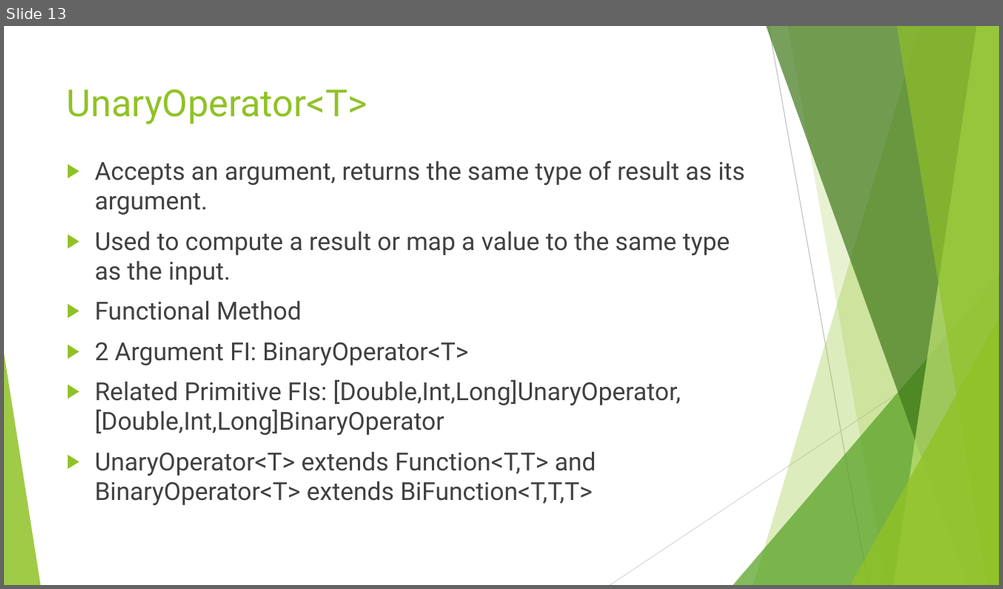
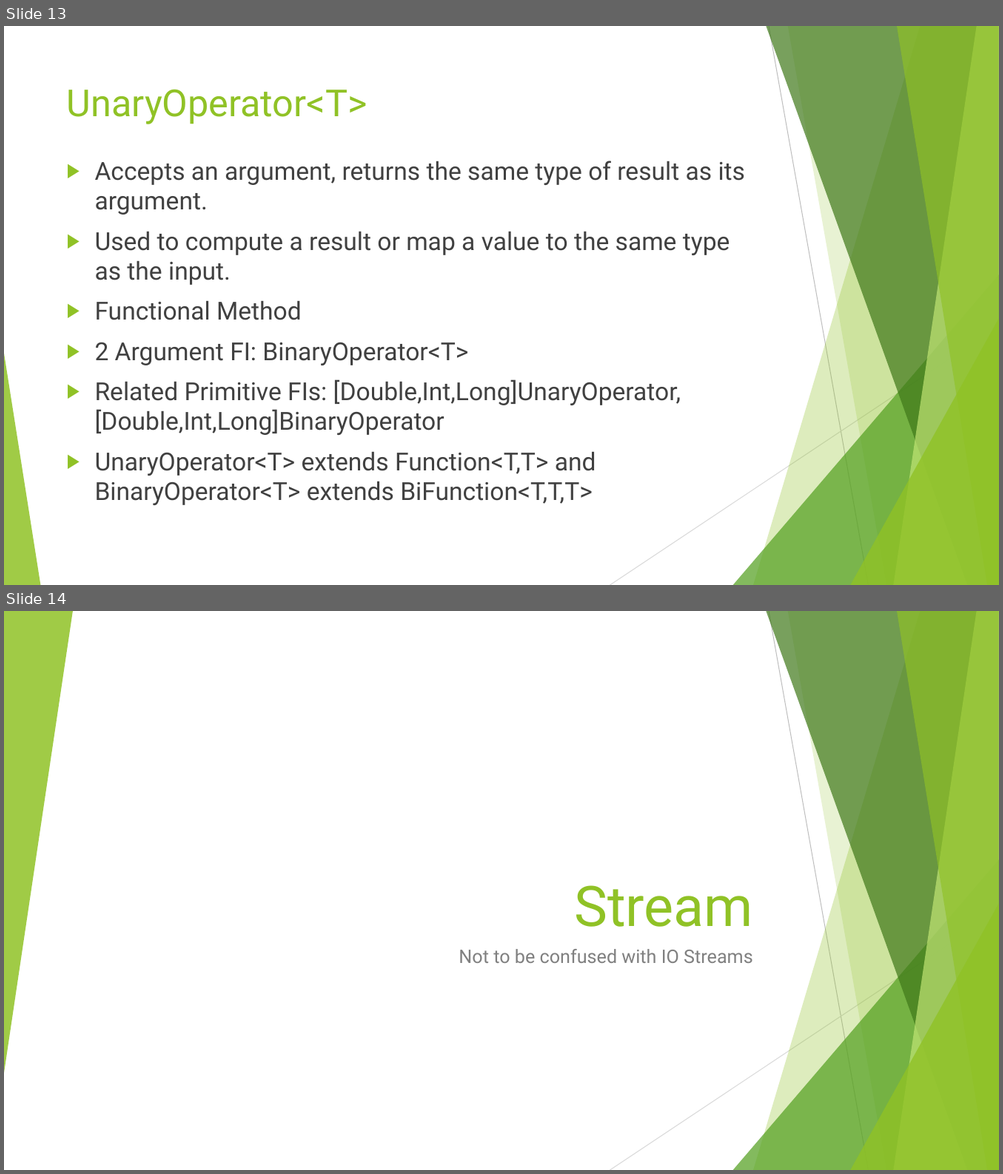
Before and after one commit to RichardRoda/2017-CodePaLOUsa-Lambda, a slide deck: Learning to Love the Lambda in the Stream.pptx. Shown one above the other, each under a label of ours: slide 13 before the commit, slides 13 and 14 after it. The pictures are 1003x589 and 1003x1174 pixels, drawn with LibreOffice and Linux fonts; fonts in the diff are those of the drawing. Boxes give left, top, right and bottom in pixels: in the first picture for what was removed or moved away, otherwise in the second. Text is boxed around its words. In the diff, an @@ line names an element or a change of style, - is before the commit and + after.

Commit message:
Add Example4.java.  Clean up definition of stream.  Example will be on next slide showing the lambda in the stream.

```diff
--- a/Learning to Love the Lambda in the Stream.pptx
+++ b/Learning to Love the Lambda in the Stream.pptx
@@ slide 14 added at (4, 611, 999, 1170), background #FFFFFF; not listed: 9 template elements that a slide beside it also shows @@
@@ triangle added at (4, 611, 73, 1073), fill #90C226 at 85% opacity @@
@@ title added at (574, 886, 753, 927), 54 pt, text #90C226 @@
+Stream
@@ subtitle added at (458, 949, 753, 963), 18 pt, text #808080 @@
+Not to be confused with IO Streams
```
Also in this commit, not shown: 1 slide changed, 1 other slide added, 1 other file.
